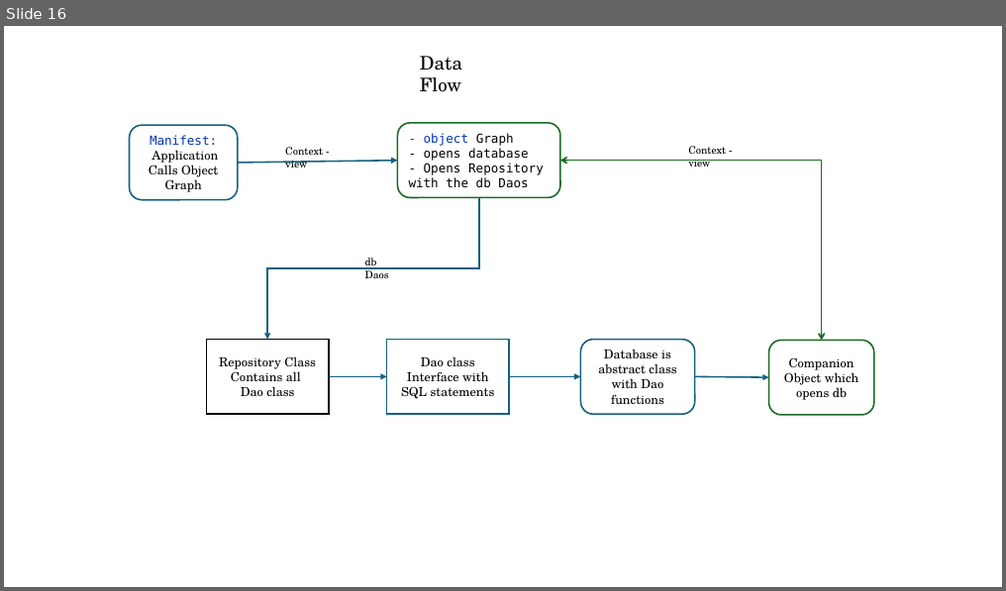
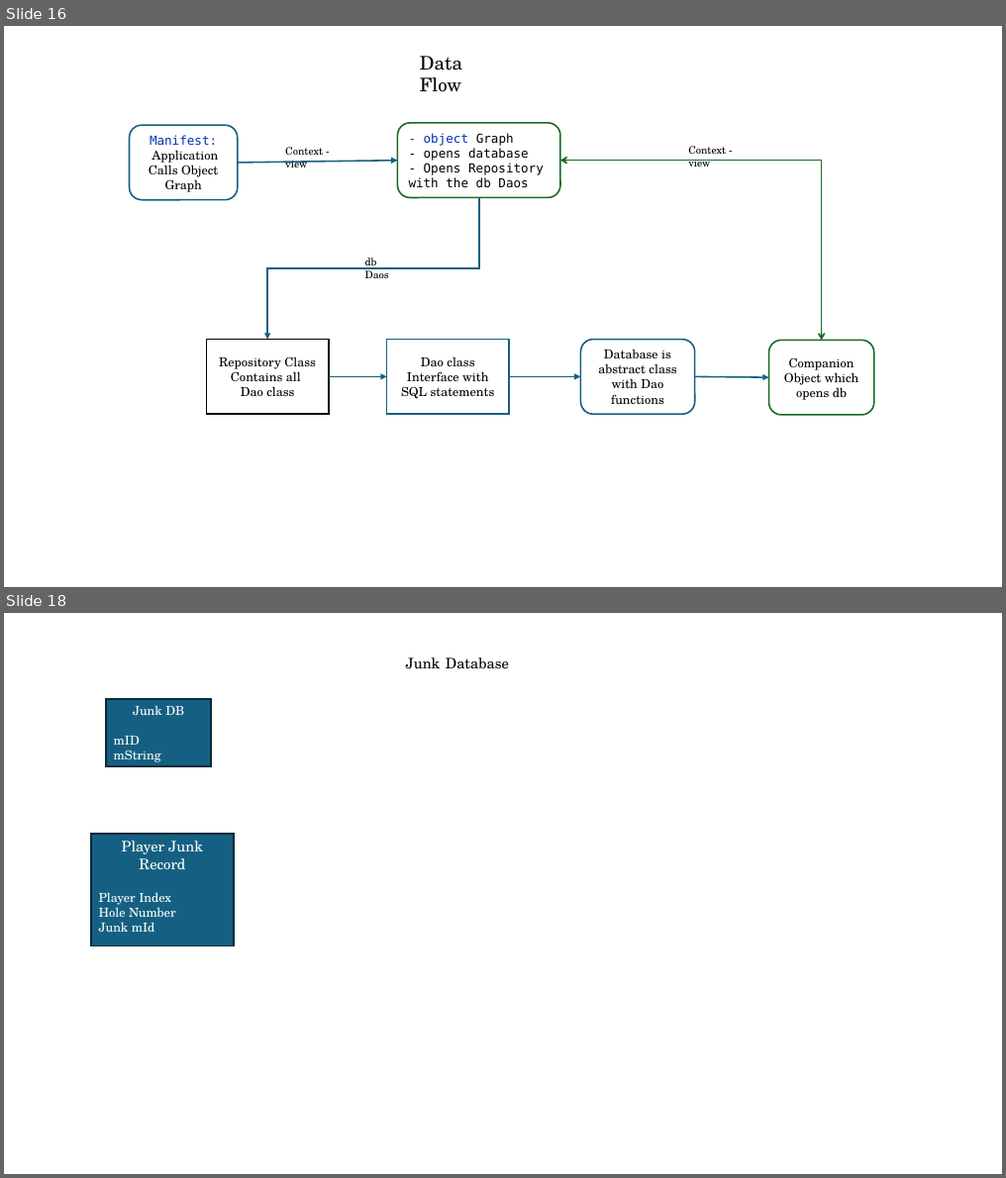
Before and after one commit to RugbyGuy01/TeamScoreRev4, a slide deck: Documentation/TeamScoreLayout.pptx. Shown one above the other, each under a label of ours: slide 16 before the commit, slides 16 and 18 after it; the slides between them are not shown. The pictures are 1006x591 and 1006x1178 pixels, drawn with LibreOffice and Linux fonts; fonts in the diff are those of the drawing. Boxes give left, top, right and bottom in pixels: in the first picture for what was removed or moved away, otherwise in the second. Text is boxed around its words. In the diff, an @@ line names an element or a change of style, - is before the commit and + after.

```diff
--- a/Documentation/TeamScoreLayout.pptx
+++ b/Documentation/TeamScoreLayout.pptx
@@ slide 18 added at [4,613,1002,1174], background #FFFFFF @@
@@ text added at [406,658,509,669], 14 pt, text #000000 @@
+Junk Database
@@ rectangle added at [107,699,211,766], fill #156082, outline #092A39 1.5 pt, 12 pt, text #FFFFFF @@
+Junk DB
+mID
+mString
@@ rectangle added at [91,834,234,947], fill #156082, outline #092A39 1.5 pt, 12 pt, text #FFFFFF @@
+Player Junk Record
+Player Index
+Hole Number
+Junk mId
```
Also in this commit, not shown: 1 slide changed, 9 other files.
